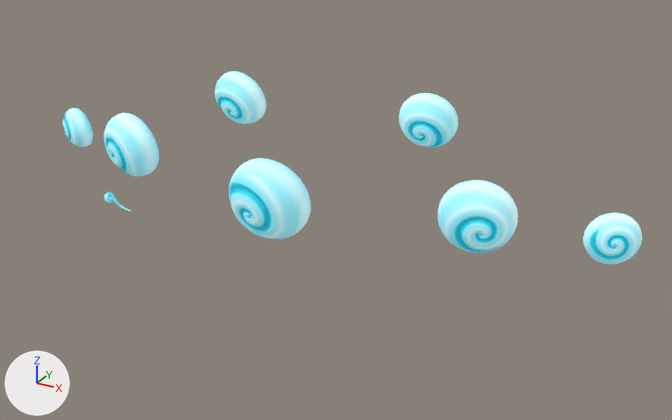
The glTF model public/models/clouds/ride-cloud.glb as it was, and as the next commit left it.
One viewpoint serves both versions: a 50 mm lens placed at (1.338, -2.182, 0.103), pointed at (0.081, 0.104, -1.041). Arrows for +X, +Y and +Z are at lower left; the lights stay in place. The picture after the commit comes second. Both versions are drawn at frame 323 of the action 'ride'; the numbers are the values there.

The first picture shows 'ride_curl', 'ride_curl.001', 'ride_curl.002', 'ride_curl.003', 'ride_curl.004', 'ride_curl.005', 'ride_curl.006' and 1 more.
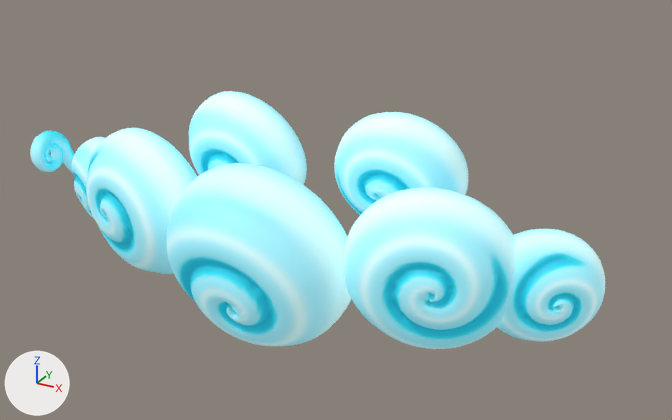
Not drawn themselves, but carrying or shaping drawn objects: ob_ride_curl_0, ob_ride_curl_1, ob_ride_curl_2, ob_ride_curl_3, ob_ride_curl_4, ob_ride_curl_5, ob_ride_curl_6, ob_ride_wisp.

Scene script edits in JSON lines:
```json
{"op": "set", "path": "ob_ride_curl_0.location", "old": "(-0.0545, -0.05, -0.97)", "new": "(-0.0545, -0.1, -1.13)"}
{"op": "set", "path": "ob_ride_curl_0.rotation_euler", "old": "(-0.245, -3.046, 0.024)", "new": "(-0.951, 1.873, -0.929)", "note": "degrees (-14, -175, 1.4) -> degrees (-54, 107, -53)"}
{"op": "set", "path": "ob_ride_curl_0.scale", "old": "(0.13, 0.13, 0.13)", "new": "(0.298, 0.298, 0.298)"}
{"op": "set", "path": "ob_ride_curl_1.location", "old": "(-0.653, 0.05, -0.936)", "new": "(-0.545, 0.0, -1.096)"}
{"op": "set", "path": "ob_ride_curl_1.rotation_euler", "old": "(-2.91, -0.437, -0.379)", "new": "(-2.742, 1.006, 0.0632)", "note": "degrees (-167, -25, -22) -> degrees (-157, 58, 3.6)"}
{"op": "set", "path": "ob_ride_curl_1.scale", "old": "(-0.11, -0.11, -0.11)", "new": "(-0.252, -0.252, -0.252)"}
{"op": "set", "path": "ob_ride_curl_2.location", "old": "(0.553, 0.05, -0.936)", "new": "(0.445, 0.0, -1.096)"}
{"op": "set", "path": "ob_ride_curl_2.rotation_euler", "old": "(0.36, 0.94, 0.575)", "new": "(0.24, -0.507, 0.161)", "note": "degrees (21, 54, 33) -> degrees (14, -29, 9.2)"}
{"op": "set", "path": "ob_ride_curl_2.scale", "old": "(0.109, 0.109, 0.109)", "new": "(0.25, 0.25, 0.25)"}
{"op": "set", "path": "ob_ride_curl_3.location", "old": "(-0.366, 0.27, -0.791)", "new": "(-0.308, 0.22, -0.951)"}
{"op": "set", "path": "ob_ride_curl_3.rotation_euler", "old": "(-0.933, 2.011, -1.024)", "new": "(0.37, 0.331, -0.0141)", "note": "degrees (-53, 115, -59) -> degrees (21, 19, -0.8)"}
{"op": "set", "path": "ob_ride_curl_3.scale", "old": "(0.0938, 0.0938, 0.0938)", "new": "(0.216, 0.216, 0.216)"}
{"op": "set", "path": "ob_ride_curl_4.location", "old": "(0.295, 0.29, -0.77)", "new": "(0.234, 0.24, -0.93)"}
{"op": "set", "path": "ob_ride_curl_4.rotation_euler", "old": "(-1.776, -1.214, -1.213)", "new": "(-2.793, -0.0041, 0.138)", "note": "degrees (-102, -70, -69) -> degrees (-160, -0.2, 7.9)"}
{"op": "set", "path": "ob_ride_curl_4.scale", "old": "(-0.0898, -0.0898, -0.0898)", "new": "(-0.207, -0.207, -0.207)"}
{"op": "set", "path": "ob_ride_curl_5.location", "old": "(-1.006, 0.17, -0.971)", "new": "(-0.834, 0.12, -1.131)"}
{"op": "set", "path": "ob_ride_curl_5.rotation_euler", "old": "(-0.193, -2.701, -0.371)", "new": "(-0.337, 2.124, -0.743)", "note": "degrees (-11, -155, -21) -> degrees (-19, 122, -43)"}
{"op": "set", "path": "ob_ride_curl_5.scale", "old": "(0.0721, 0.0721, 0.0721)", "new": "(0.166, 0.166, 0.166)"}
{"op": "set", "path": "ob_ride_curl_6.location", "old": "(0.894, 0.17, -0.976)", "new": "(0.725, 0.12, -1.136)"}
{"op": "set", "path": "ob_ride_curl_6.rotation_euler", "old": "(-2.931, 0.589, 0.572)", "new": "(-0.341, 1.026, -2.983)", "note": "degrees (-168, 34, 33) -> degrees (-20, 59, -171)"}
{"op": "set", "path": "ob_ride_curl_6.scale", "old": "(-0.0764, -0.0764, -0.0764)", "new": "(-0.176, -0.176, -0.176)"}
{"op": "set", "path": "ob_ride_wisp.location", "old": "(-0.8, 0.16, -1.192)", "new": "(-0.8, 0.16, -1.0)"}
{"op": "set", "path": "ob_ride_wisp.scale", "old": "(-0.0676, -0.0676, -0.0676)", "new": "(-0.26, -0.26, -0.26)"}
```

Where the change shows, as pixel boxes [x1, y1, x2, y2] in the pictures (672 x 420 px):
```json
{"object": "ride_curl", "change": "moved, turned, rescaled", "before": [229, 158, 311, 239], "after": [166, 163, 351, 346]}
{"object": "ride_curl.002", "change": "moved, turned, rescaled", "before": [438, 180, 518, 253], "after": [344, 187, 515, 349]}
{"object": "ride_curl.006", "change": "moved, turned, rescaled", "before": [583, 213, 642, 264], "after": [497, 229, 605, 342]}
{"object": "ride_curl.001", "change": "moved, turned, rescaled", "before": [104, 113, 159, 176], "after": [86, 128, 198, 274]}
{"object": "ride_curl.004", "change": "moved, turned, rescaled", "before": [399, 93, 458, 147], "after": [334, 112, 468, 215]}
{"object": "ride_curl.003", "change": "moved, turned, rescaled", "before": [215, 71, 266, 124], "after": [189, 91, 307, 185]}
{"object": "ride_curl.005", "change": "moved, turned, rescaled", "before": [63, 108, 93, 147], "after": [72, 137, 105, 220]}
{"object": "ride_wisp.001", "change": "moved, rescaled", "before": [104, 192, 131, 211], "after": [30, 131, 74, 172]}
```
